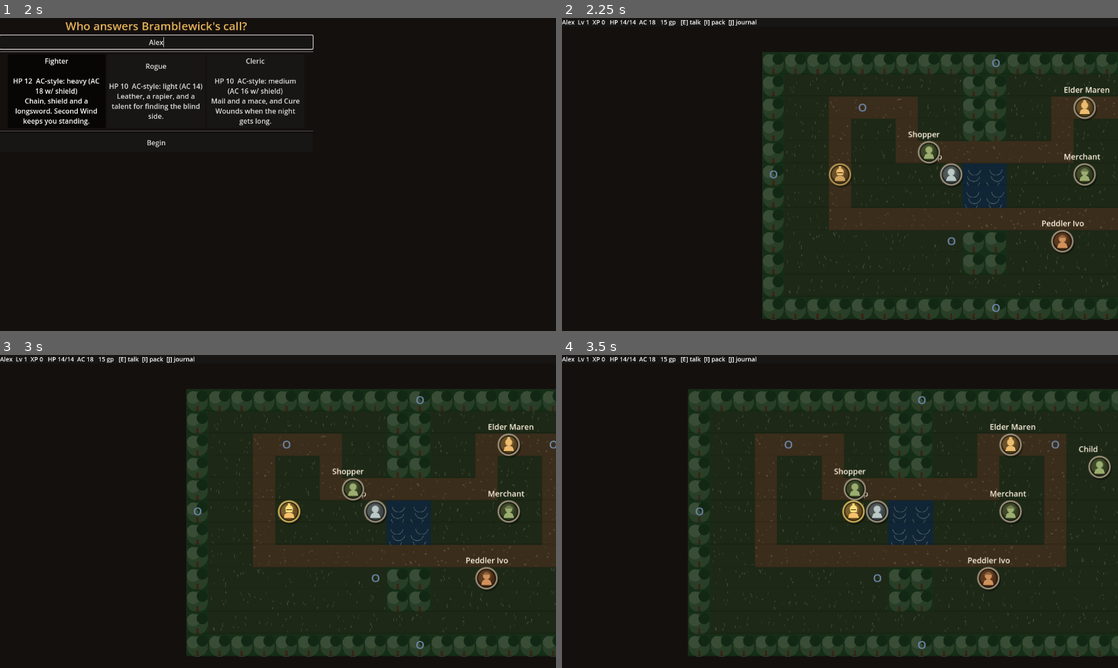
Above: before the commit, frames 1-4 (two rows, left to right).
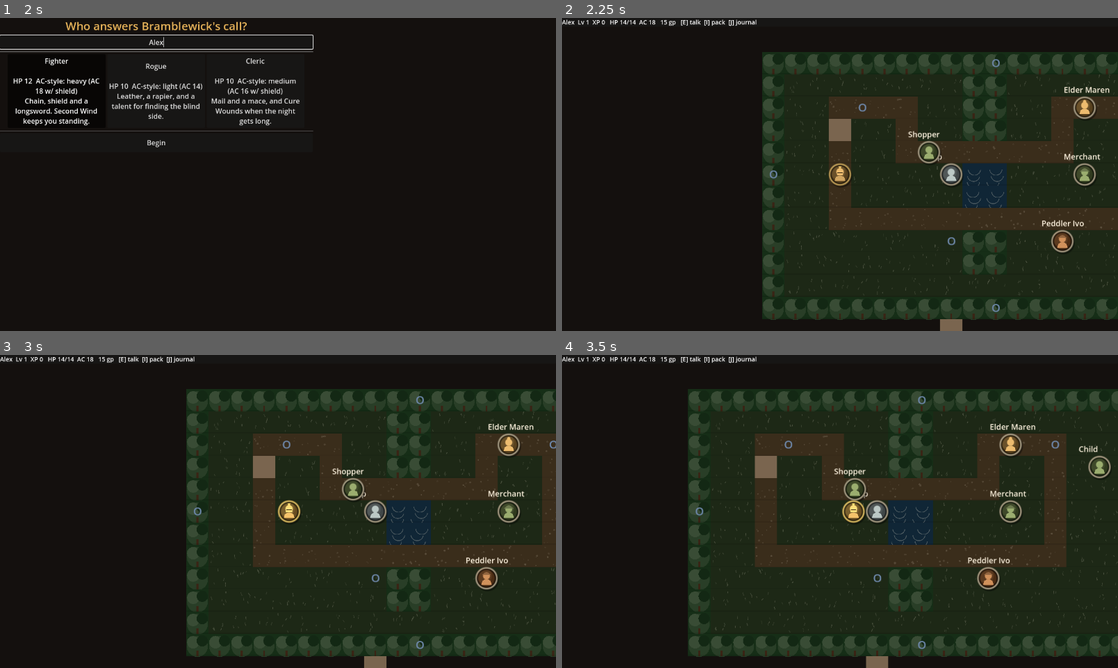
Above: after the commit, the same moments.

Repository: joshuaparris-max/bramblewick
Game: Godot game, scene res://scenes/main/main.tscn
Same seed, same stepped clock (60 frames per second), same inputs: the game is played once before the commit and once after it.
Inputs (mouse positions are in pixels of both pictures, inside the frame that each line leads up to):
- Up to frame 1 (2 s): click "New Adventure" at 0.5 s; click (155, 43) at 1.27 s; type "Alex" at 1.35 s
- Up to frame 2 (2.25 s): click "Begin" at 2 s
- Up to frame 3 (3 s): tap Enter at 2.75 s; move the mouse to (400, 495) at 2.77 s; hold D (move_right) from 2.78 s (still down); hold E (interact) from 2.78 s (still down); click (400, 495) at 2.92 s
- Up to frame 4 (3.5 s): keep holding D (move_right); keep holding E (interact); tap Space at 3.02 s

Frame 1 is identical in both runs. In frame 2, 0.4% of the frame differs, in the area x 48-72%, y 32-100%; in frame 3, 0.4%; in frame 4, 0.4%, in the area x 34-59%, y 32-100%.
Error in both runs: Attempt to call function 'instantiate' in base 'null instance' on a null instance. (res://scripts/maps/exploration.gd:23)

Commit message:
Add town ambience and navigation

Diff:
--- a/data/maps/village_civic.json
+++ b/data/maps/village_civic.json
@@ -74,5 +74,15 @@
     "amb_civic1",
     "amb_civic2"
   ],
-  "monsters": []
+  "monsters": [],
+  "decorations": [
+    {
+      "type": "sign",
+      "pos": [
+        8,
+        12
+      ],
+      "solid": true
+    }
+  ]
 }
--- a/data/maps/village_crafts.json
+++ b/data/maps/village_crafts.json
@@ -75,5 +75,15 @@
     "amb_crafts1",
     "amb_crafts2"
   ],
-  "monsters": []
+  "monsters": [],
+  "decorations": [
+    {
+      "type": "sign",
+      "pos": [
+        5,
+        6
+      ],
+      "solid": true
+    }
+  ]
 }
--- a/data/maps/village_market.json
+++ b/data/maps/village_market.json
@@ -123,5 +123,23 @@
     "amb_market2",
     "amb_market3"
   ],
-  "monsters": []
+  "monsters": [],
+  "decorations": [
+    {
+      "type": "sign",
+      "pos": [
+        8,
+        12
+      ],
+      "solid": true
+    },
+    {
+      "type": "sign",
+      "pos": [
+        3,
+        3
+      ],
+      "solid": true
+    }
+  ]
 }
--- a/data/maps/village_old.json
+++ b/data/maps/village_old.json
@@ -62,5 +62,15 @@
     "amb_old1",
     "amb_old2"
   ],
-  "monsters": []
+  "monsters": [],
+  "decorations": [
+    {
+      "type": "sign",
+      "pos": [
+        10,
+        5
+      ],
+      "solid": true
+    }
+  ]
 }
--- a/data/maps/village_outskirts.json
+++ b/data/maps/village_outskirts.json
@@ -87,5 +87,15 @@
     "amb_outskirts1",
     "amb_outskirts2"
   ],
-  "monsters": []
+  "monsters": [],
+  "decorations": [
+    {
+      "type": "sign",
+      "pos": [
+        9,
+        8
+      ],
+      "solid": true
+    }
+  ]
 }
--- a/data/maps/village_river.json
+++ b/data/maps/village_river.json
@@ -62,5 +62,15 @@
     "amb_river1",
     "amb_river2"
   ],
-  "monsters": []
+  "monsters": [],
+  "decorations": [
+    {
+      "type": "sign",
+      "pos": [
+        8,
+        5
+      ],
+      "solid": true
+    }
+  ]
 }
--- a/scripts/maps/exploration.gd
+++ b/scripts/maps/exploration.gd
@@ -25,3 +25,4 @@
 	add_child(load("res://scenes/ui/debug_panel.tscn").instantiate())
 	AudioManager.play_music(GameState.current_map)
 	EventBus.map_loaded.emit(GameState.current_map)
+	EventBus.toast.emit(map_data.get("name", GameState.current_map))
Not shown, removed: add_quest_targets.py
Not shown, removed: add_spider.py
Not shown, removed: fix_quest_turnin.py
